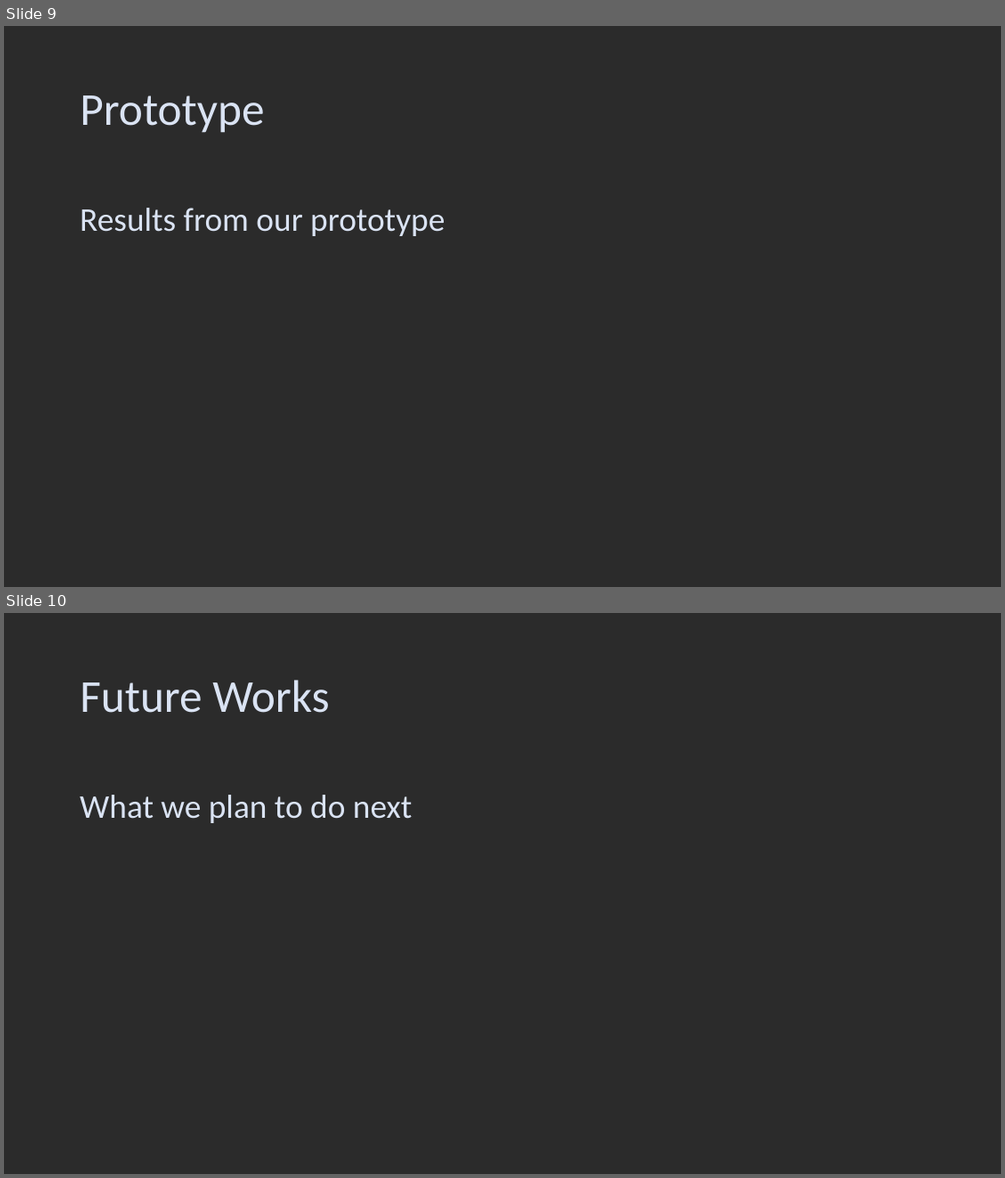
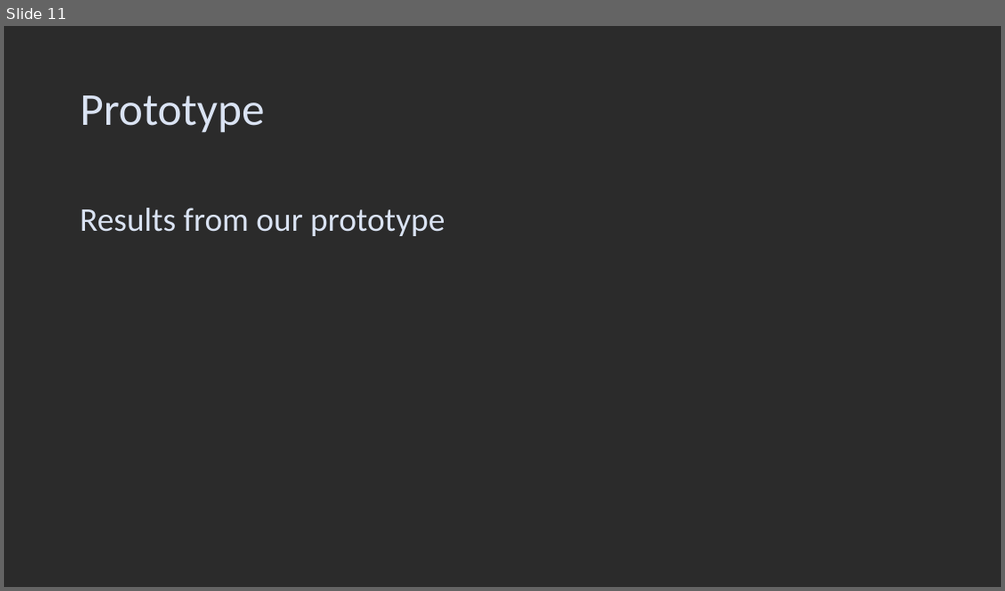
Before and after one commit to yurilavinas/ai_big_data_quantum_compution, a slide deck: DegenderisePresentation.pptx. Shown one above the other, each under a label of ours: slides 9 and 10 before the commit, slide 11 after it. The pictures are 1005x1178 and 1005x591 pixels, drawn with LibreOffice and Linux fonts; fonts in the diff are those of the drawing; background and template pictures are left out; a plain dark background stands for a picture behind light text. Boxes give left, top, right and bottom in pixels: in the first picture for what was removed or moved away, otherwise in the second. Text is boxed around its words. In the diff, an @@ line names an element or a change of style, - is before the commit and + after.

```diff
--- a/DegenderisePresentation.pptx
+++ b/DegenderisePresentation.pptx
@@ slide 10 removed at bbox=[4, 613, 1001, 1174], background picture (left out) @@
@@ title removed at bbox=[80, 680, 329, 713] @@
-Future Works
@@ text removed at bbox=[80, 795, 412, 823] @@
-What we plan to do next
@@ what was slide 9 is now slide 11 @@
```
Also in this commit, not shown: 4 slides changed, 3 slides added.
